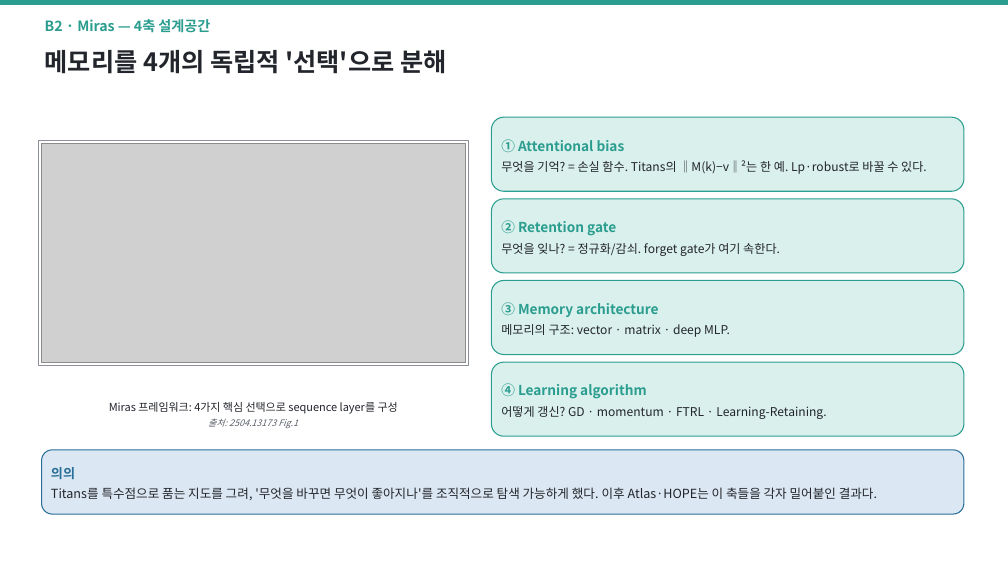
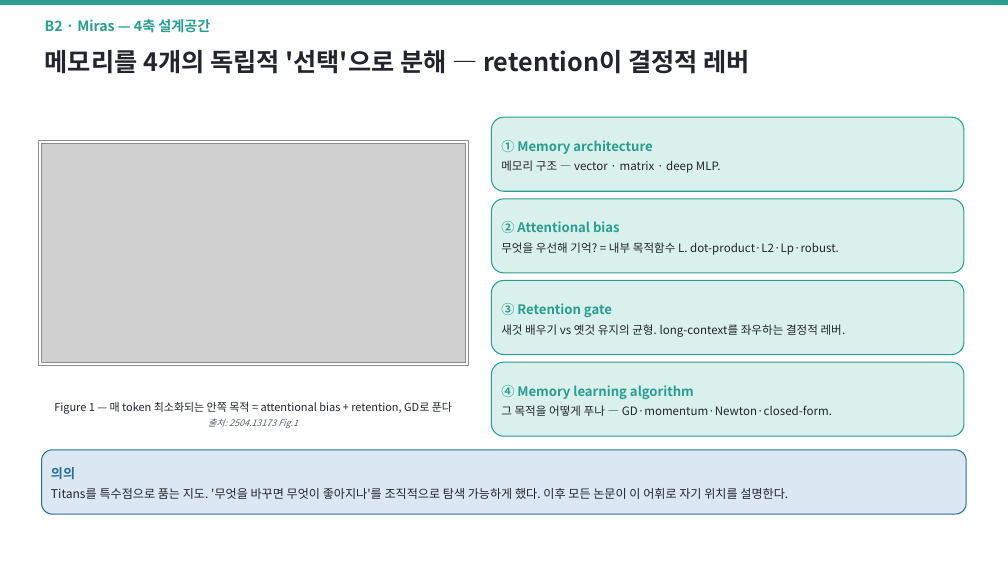
Before and after one commit to jimmylegendary/neural-memory-study, a slide deck: slide 33 of seminar/TTT-seminar.pptx (slide 32 before the commit). Drawn at 1008x567 pixels with LibreOffice and Linux fonts; fonts in the diff are those of the drawing; grey boxes stand for pictures. Boxes give left, top, right and bottom in pixels: in the first picture for what was removed or moved away, otherwise in the second. Text is boxed around its words. In the diff, an @@ line names an element or a change of style, - is before the commit and + after.

```diff
--- a/seminar/TTT-seminar.pptx
+++ b/seminar/TTT-seminar.pptx
@@ text at (45,50,750,74): text changed @@
-메모리를 4개의 독립적 '선택'으로 분해
+메모리를 4개의 독립적 '선택'으로 분해 — retention이 결정적 레버
@@ text in rounded rectangle at (501,140,721,173): text changed; size 11.5 to 11 pt @@
-① Attentional bias
-무엇을 기억? = 손실 함수. Titans의 ‖M(k)−v‖²는 한 예. Lp·robust로 바꿀 수 있다.
+① Memory architecture
+메모리 구조 — vector · matrix · deep MLP.
@@ text in rounded rectangle at (501,221,839,255): text changed; size 11.5 to 11 pt @@
-② Retention gate
-무엇을 잊나? = 정규화/감쇠. forget gate가 여기 속한다.
+② Attentional bias
+무엇을 우선해 기억? = 내부 목적함수 L. dot-product·L2·Lp·robust.
@@ text in rounded rectangle at (501,303,846,337): text changed; size 11.5 to 11 pt @@
-③ Memory architecture
-메모리의 구조: vector · matrix · deep MLP.
+③ Retention gate
+새것 배우기 vs 옛것 유지의 균형. long-context를 좌우하는 결정적 레버.
@@ text in rounded rectangle at (501,385,832,416): text changed; size 11.5 to 11 pt @@
-④ Learning algorithm
-어떻게 갱신? GD · momentum · FTRL · Learning-Retaining.
+④ Memory learning algorithm
+그 목적을 어떻게 푸나 — GD·momentum·Newton·closed-form.
@@ text at (54,402,452,414): text changed @@
-Miras 프레임워크: 4가지 핵심 선택으로 sequence layer를 구성
+Figure 1 — 매 token 최소화되는 안쪽 목적 = attentional bias + retention, GD로 푼다
@@ text in rounded rectangle at (51,488,788,499): text changed; size 12 to 11.5 pt @@
-Titans를 특수점으로 품는 지도를 그려, '무엇을 바꾸면 무엇이 좋아지나'를 조직적으로 탐색 가능하게 했다. 이후 Atlas·HOPE는 이 축들을 각자 밀어붙인 결과다.
+Titans를 특수점으로 품는 지도. '무엇을 바꾸면 무엇이 좋아지나'를 조직적으로 탐색 가능하게 했다. 이후 모든 논문이 이 어휘로 자기 위치를 설명한다.
```
Also in this commit, not shown: 5 slides added, 1 slide removed, 1 other file.
